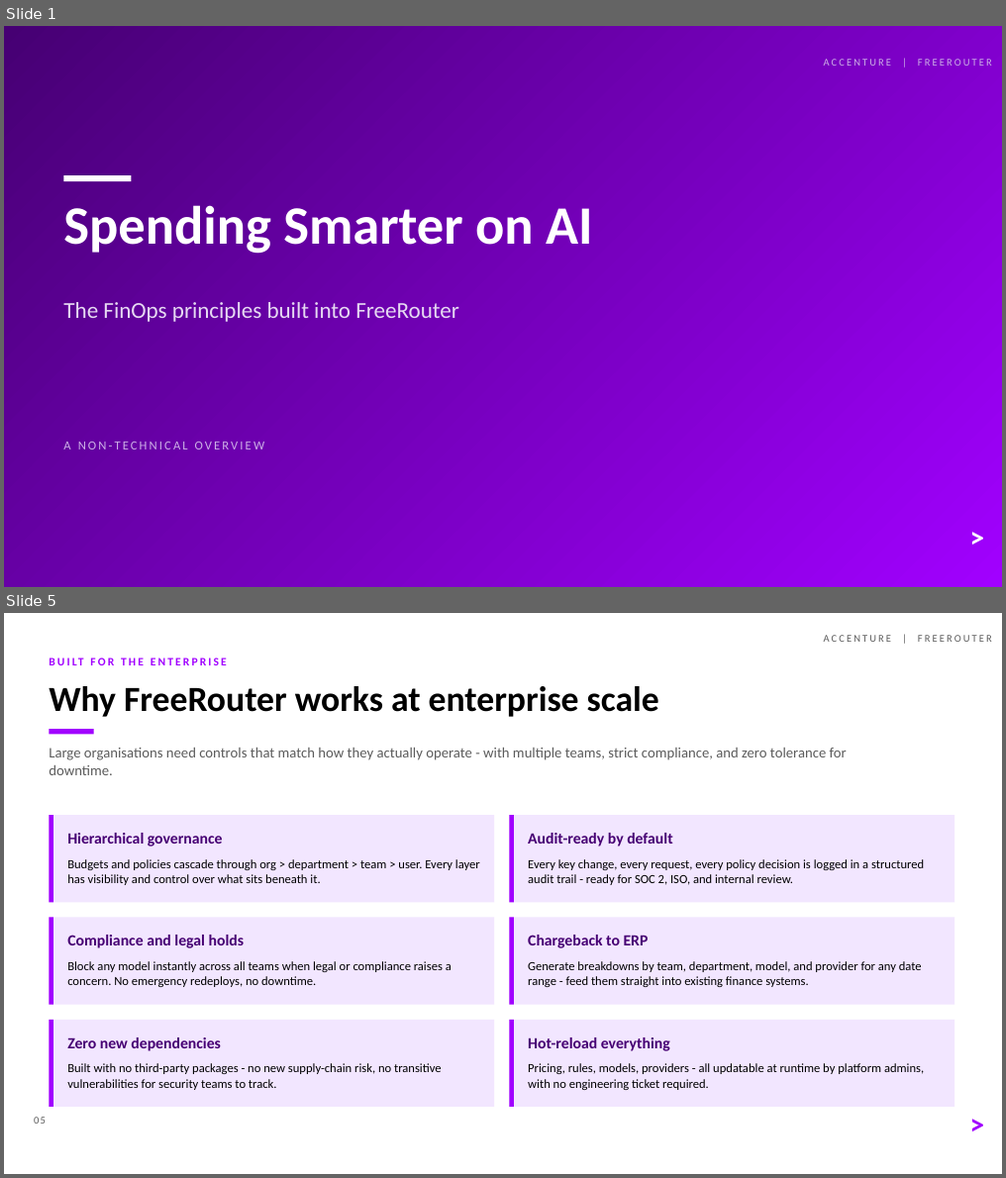
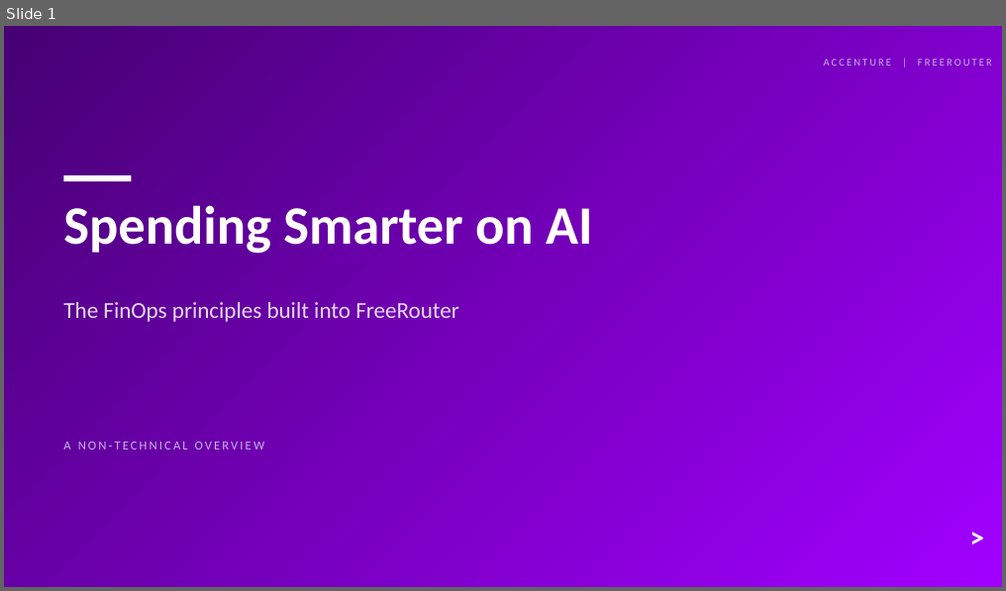
Before and after one commit to ahujrajat/freerouter, a slide deck: docs/Freerouter-FinOps-Presentation.pptx. Shown one above the other, each under a label of ours: slides 1 and 5 before the commit, slide 1 after it; the slides between them are not shown. The pictures are 1006x1178 and 1006x591 pixels, drawn with LibreOffice and Linux fonts; fonts in the diff are those of the drawing. Boxes give left, top, right and bottom in pixels: in the first picture for what was removed or moved away, otherwise in the second. Text is boxed around its words. In the diff, an @@ line names an element or a change of style, - is before the commit and + after.

```diff
--- a/docs/Freerouter-FinOps-Presentation.pptx
+++ b/docs/Freerouter-FinOps-Presentation.pptx
@@ slide 5 removed at (4, 613, 1002, 1174), background #FFFFFF @@
@@ text removed at (824, 635, 992, 642) @@
-ACCENTURE | FREEROUTER
@@ text removed at (49, 686, 659, 717) @@
-Why FreeRouter works at enterprise scale
@@ text removed at (429, 686, 579, 717) @@
-BUILT FOR THE ENTERPRISE
@@ rectangle removed at (49, 729, 94, 735) @@
@@ text removed at (49, 748, 846, 775) @@
-Large organisations need controls that match how they actually operate - with multiple teams, strict compliance, and zero tolerance for downtime.
@@ rectangle removed at (49, 815, 494, 903) @@
@@ rectangle removed at (49, 815, 54, 903) @@
@@ rectangle removed at (509, 815, 954, 903) @@
@@ rectangle removed at (509, 815, 514, 903) @@
@@ text removed at (67, 833, 223, 847) @@
-Hierarchical governance
@@ text removed at (528, 833, 672, 847) @@
-Audit-ready by default
@@ text removed at (67, 860, 480, 885) @@
-Budgets and policies cascade through org > department > team > user. Every layer has visibility and control over what sits beneath it.
@@ text removed at (528, 860, 924, 885) @@
-Every key change, every request, every policy decision is logged in a structured audit trail - ready for SOC 2, ISO, and internal review.
@@ rectangle removed at (49, 918, 494, 1005) @@
@@ rectangle removed at (49, 918, 54, 1005) @@
@@ text removed at (67, 935, 244, 949) @@
-Compliance and legal holds
@@ rectangle removed at (509, 918, 954, 1005) @@
@@ rectangle removed at (509, 918, 514, 1005) @@
@@ text removed at (528, 935, 648, 949) @@
-Chargeback to ERP
@@ text removed at (67, 961, 451, 987) @@
-Block any model instantly across all teams when legal or compliance raises a concern. No emergency redeploys, no downtime.
@@ text removed at (528, 961, 922, 987) @@
-Generate breakdowns by team, department, model, and provider for any date range - feed them straight into existing finance systems.
@@ rectangle removed at (49, 1020, 494, 1107) @@
@@ rectangle removed at (49, 1020, 54, 1107) @@
@@ rectangle removed at (509, 1020, 954, 1107) @@
@@ rectangle removed at (509, 1020, 514, 1107) @@
@@ text removed at (67, 1038, 221, 1052) @@
-Zero new dependencies
@@ text removed at (528, 1038, 670, 1052) @@
-Hot-reload everything
@@ text removed at (67, 1063, 442, 1090) @@
-Built with no third-party packages - no new supply-chain risk, no transitive vulnerabilities for security teams to track.
@@ text removed at (528, 1063, 924, 1090) @@
-Pricing, rules, models, providers - all updatable at runtime by platform admins, with no engineering ticket required.
@@ text removed at (34, 1117, 46, 1124) @@
-05
@@ text removed at (933, 1103, 985, 1141) @@
->
```
Also in this commit, not shown: 13 slides changed, 6 slides added, 2 other files.
